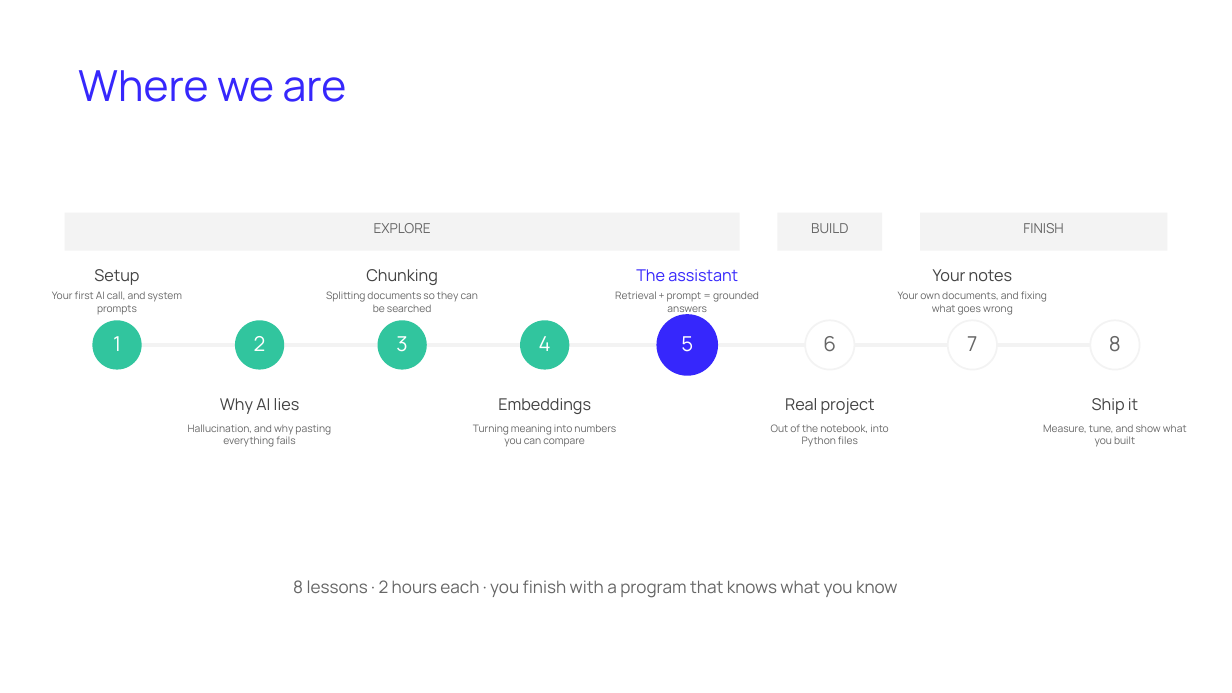
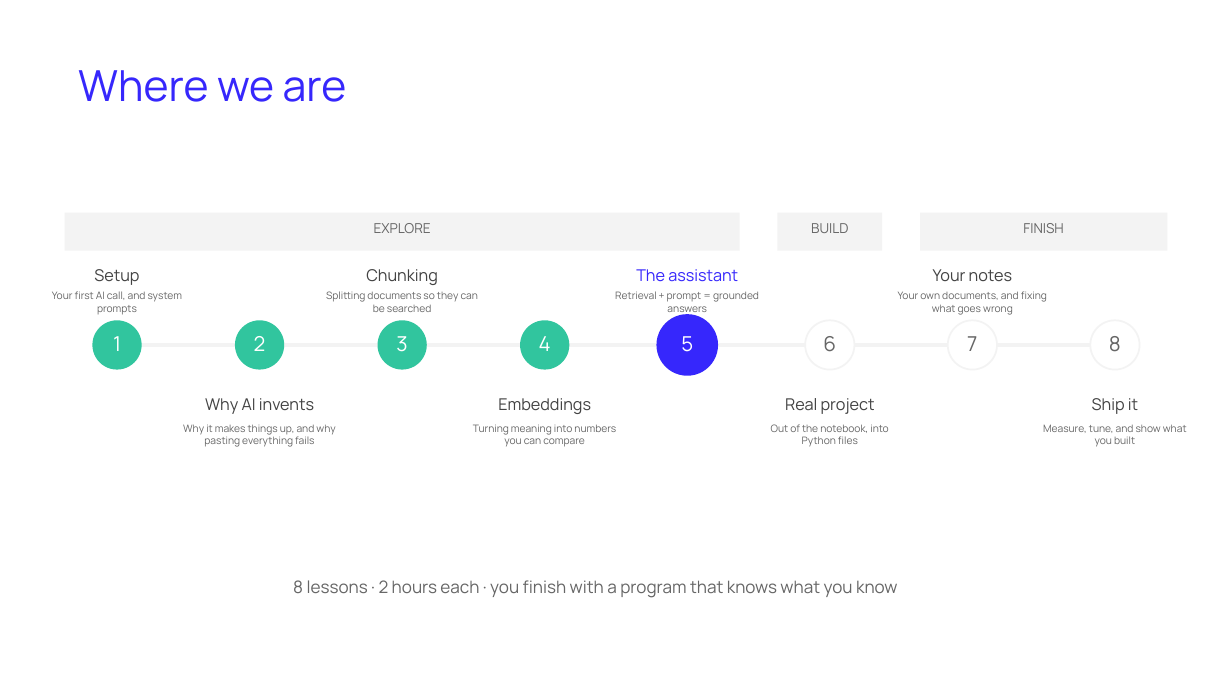
Before and after one commit to ArtyoMKo/tumo_month_workshop, a slide deck: slide 2 of slides/Lesson 5 - Building the RAG Assistant.pptx. Drawn at 1232x693 pixels with LibreOffice and Linux fonts; fonts in the diff are those of the drawing. Boxes give left, top, right and bottom in pixels: in the first picture for what was removed or moved away, otherwise in the second. Text is boxed around its words. In the diff, an @@ line names an element or a change of style, - is before the commit and + after.

```diff
--- a/slides/Lesson 5 - Building the RAG Assistant.pptx
+++ b/slides/Lesson 5 - Building the RAG Assistant.pptx
@@ text at [205, 398, 314, 414]: text changed @@
-Why AI lies
+Why AI invents
@@ text at [183, 424, 335, 447]: text changed @@
-Hallucination, and why pasting everything fails
+Why it makes things up, and why pasting everything fails
```
Also in this commit, not shown: 2 other slides changed, 3 other files.
